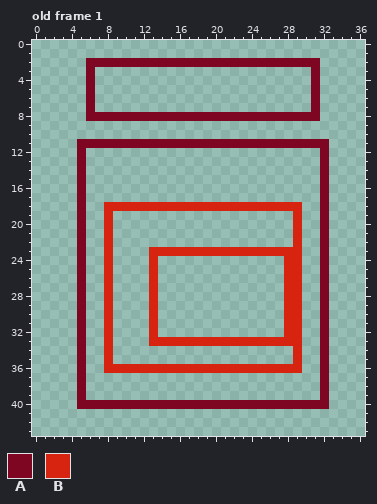
A pixel-art file gets an edit: Art WIP/New assets/Small Elements/Shakers sprite.aseprite. The first picture shows the starting point.
37x44 pixels, 1 frame. Shown: old frame 1. The commit also changed other frames, which this record leaves out.
Visible layers, top first: "Red", "Green", "blue", "pink".
Palette (. is transparent): A #7f0622  B #d62411
Pixels before, old frame 1, first column x 5:
 2 .AAAAAAAAAAAAAAAAAAAAAAAAAA.
 3 .A........................A.
 4 .A........................A.
 5 .A........................A.
 6 .A........................A.
 7 .A........................A.
 8 .AAAAAAAAAAAAAAAAAAAAAAAAAA.
 9 ............................
10 ............................
11 AAAAAAAAAAAAAAAAAAAAAAAAAAAA
12 A..........................A
13 A..........................A
14 A..........................A
15 A..........................A
16 A..........................A
17 A..........................A
18 A..BBBBBBBBBBBBBBBBBBBBBB..A
19 A..B....................B..A
20 A..B....................B..A
21 A..B....................B..A
22 A..B....................B..A
23 A..B....BBBBBBBBBBBBBBBBB..A
24 A..B....B..............BB..A
25 A..B....B..............BB..A
26 A..B....B..............BB..A
27 A..B....B..............BB..A
28 A..B....B..............BB..A
29 A..B....B..............BB..A
30 A..B....B..............BB..A
31 A..B....B..............BB..A
32 A..B....B..............BB..A
33 A..B....BBBBBBBBBBBBBBBBB..A
34 A..B....................B..A
35 A..B....................B..A
36 A..BBBBBBBBBBBBBBBBBBBBBB..A
37 A..........................A
38 A..........................A
39 A..........................A
40 AAAAAAAAAAAAAAAAAAAAAAAAAAAA
The same view after the edit:
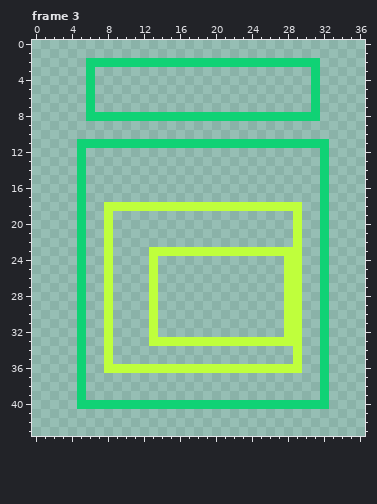
A new or re-ordered frame is compared with the old frame closest to it.
What changed:
frames 1 -> 4
colour A: #7f0622 -> #10d275
colour B: #d62411 -> #bfff3c
